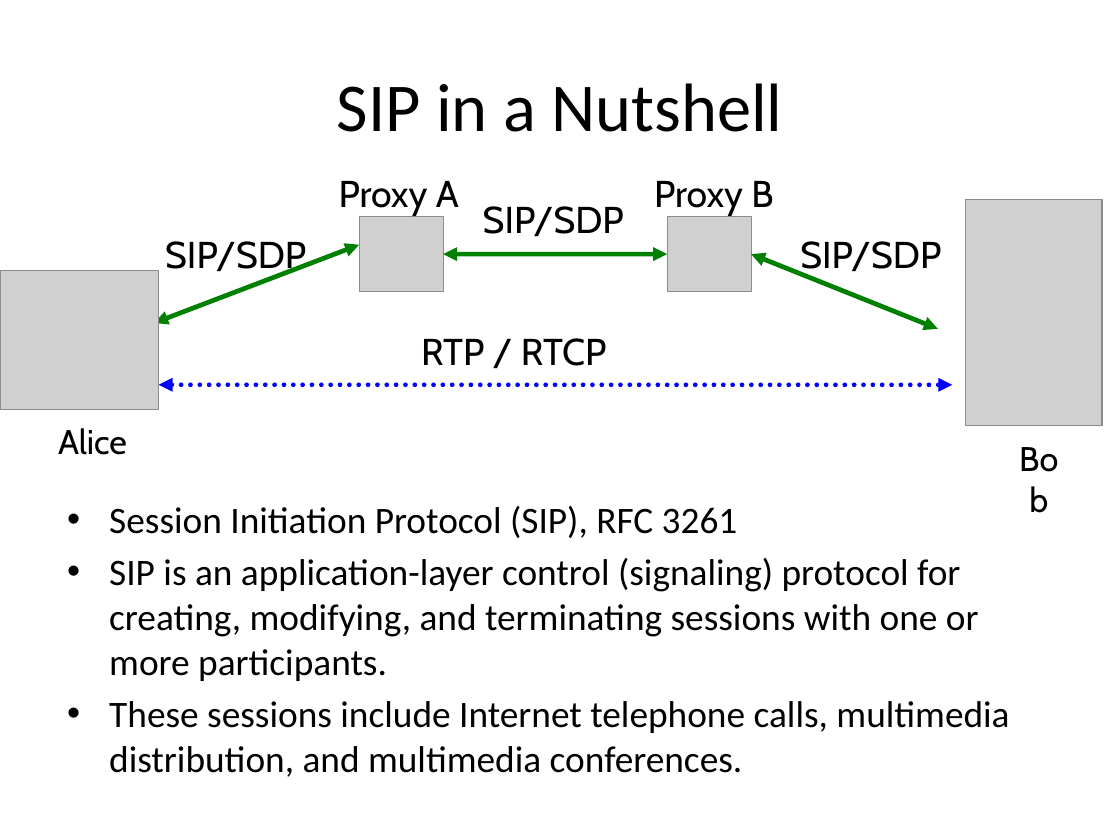
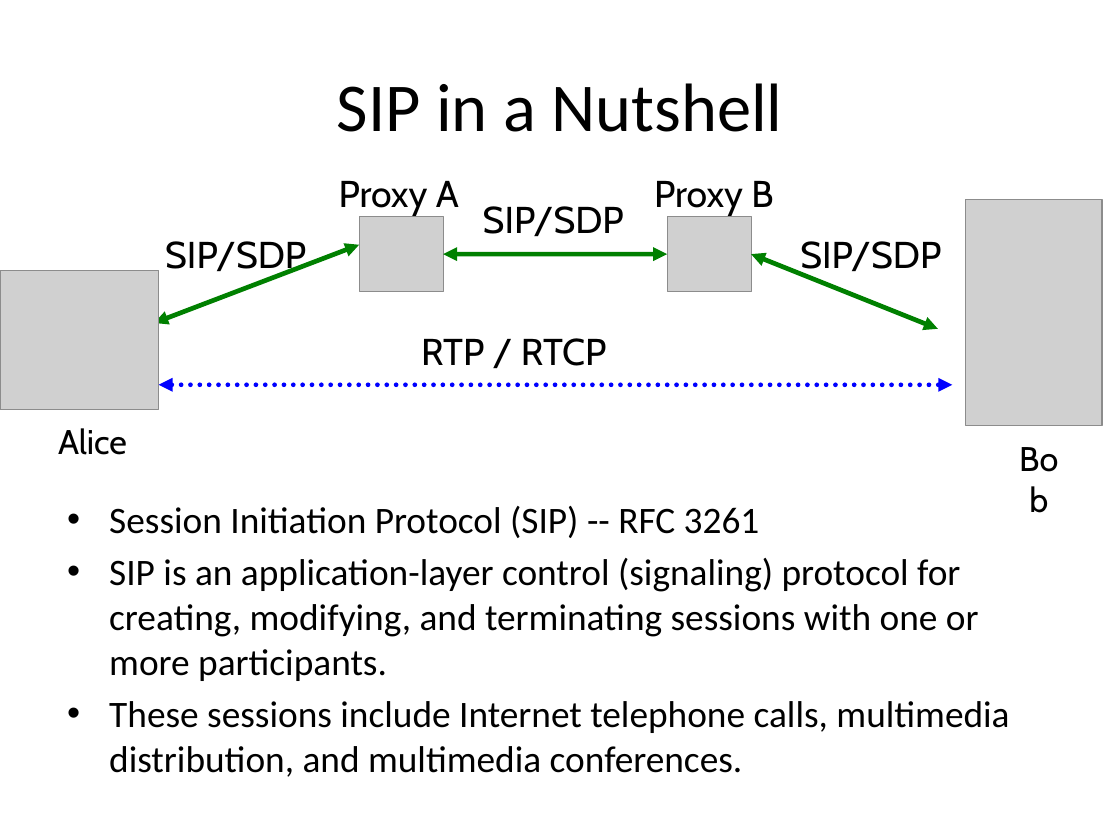
Before and after one commit to hannestschofenig/tschofenig-ids, a slide deck: slide 27 of PrivacyTutorial/iab-privacy-considerations.pptx (slide 33 before the commit). Drawn at 1120x840 pixels with LibreOffice and Linux fonts; fonts in the diff are those of the drawing; grey boxes stand for pictures. Boxes give left, top, right and bottom in pixels: in the first picture for what was removed or moved away, otherwise in the second. Text is boxed around its words. In the diff, an @@ line names an element or a change of style, - is before the commit and + after.

```diff
--- a/PrivacyTutorial/iab-privacy-considerations.pptx
+++ b/PrivacyTutorial/iab-privacy-considerations.pptx
@@ text at [109,506,760,538]: text changed @@
-• Session Initiation Protocol (SIP), RFC 3261
+• Session Initiation Protocol (SIP) -- RFC 3261
```
Also in this commit, not shown: 4 other slides changed, 4 slides added, 20 slides removed.
